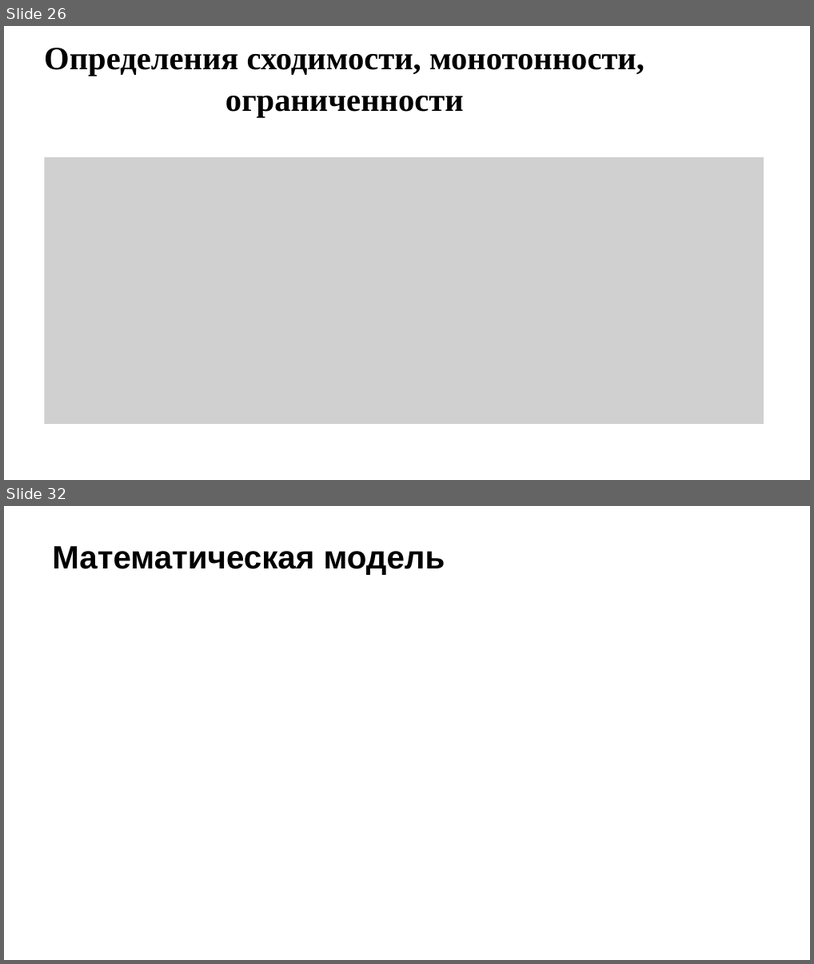
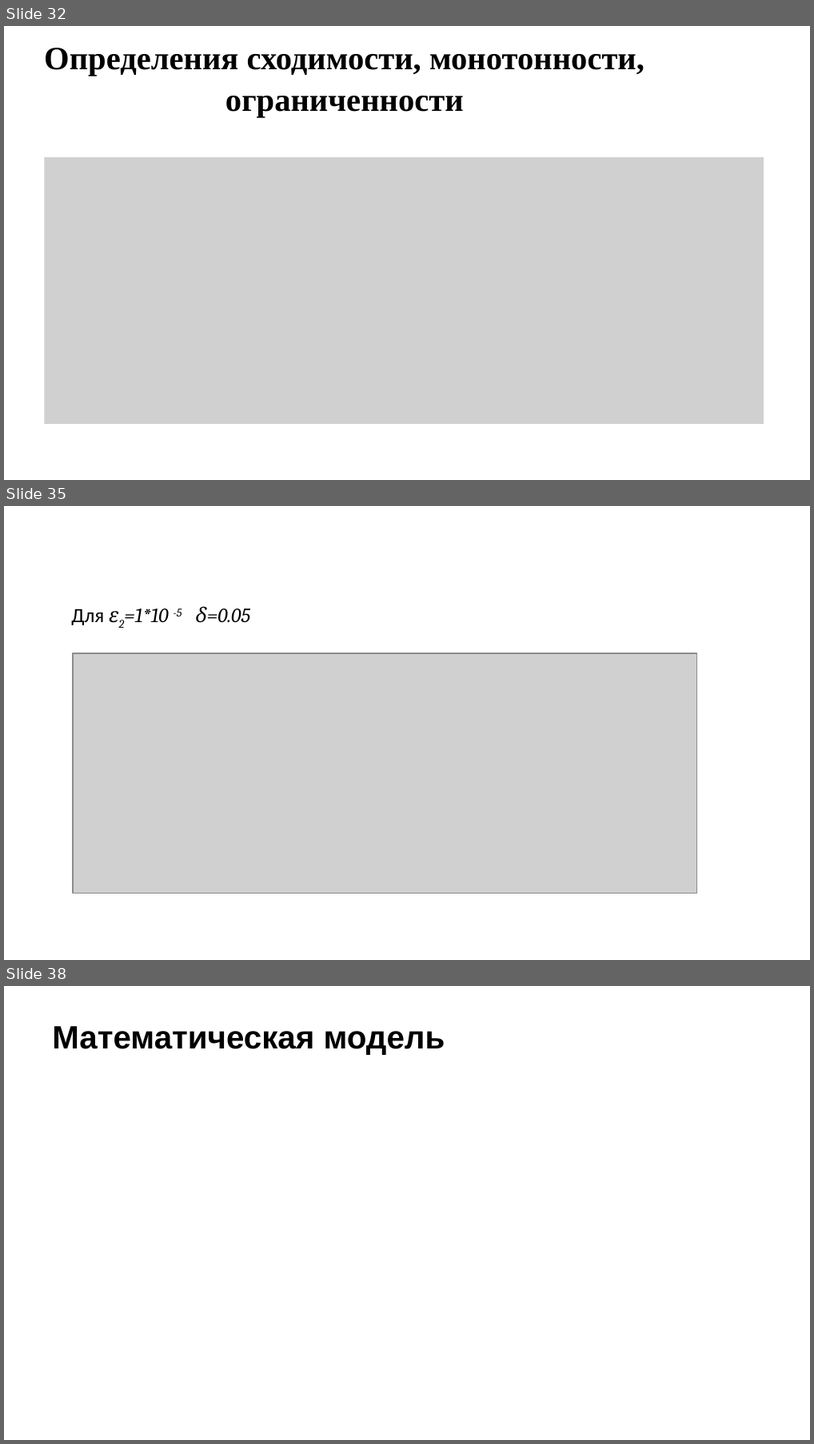
Before and after one commit to Miwm64/itmo_cse, a slide deck: math_analysis/матан_проект_в4.pptx. Shown one above the other, each under a label of ours: slides 26 and 32 before the commit, slides 32, 35 and 38 after it; the slides between them are not shown. The pictures are 814x964 and 814x1444 pixels, drawn with LibreOffice and Linux fonts; fonts in the diff are those of the drawing; grey boxes stand for pictures; background and template pictures are left out. Boxes give left, top, right and bottom in pixels: in the first picture for what was removed or moved away, otherwise in the second. Text is boxed around its words. In the diff, an @@ line names an element or a change of style, - is before the commit and + after.

```diff
--- a/math_analysis/матан_проект_в4.pptx
+++ b/math_analysis/матан_проект_в4.pptx
@@ slide 35 added at <box>4,506,810,960</box>, background picture (left out) @@
@@ text added at <box>71,606,250,625</box>, 18 pt, text #000000, italic @@
+Для ε2=1*10 -5 δ=0.05
@@ picture added at <box>73,653,698,893</box> @@
@@ what was slide 26 is now slide 32 @@
@@ what was slide 32 is now slide 38 @@
```
Also in this commit, not shown: 7 slides changed, 11 other slides added, 7 slides removed.
